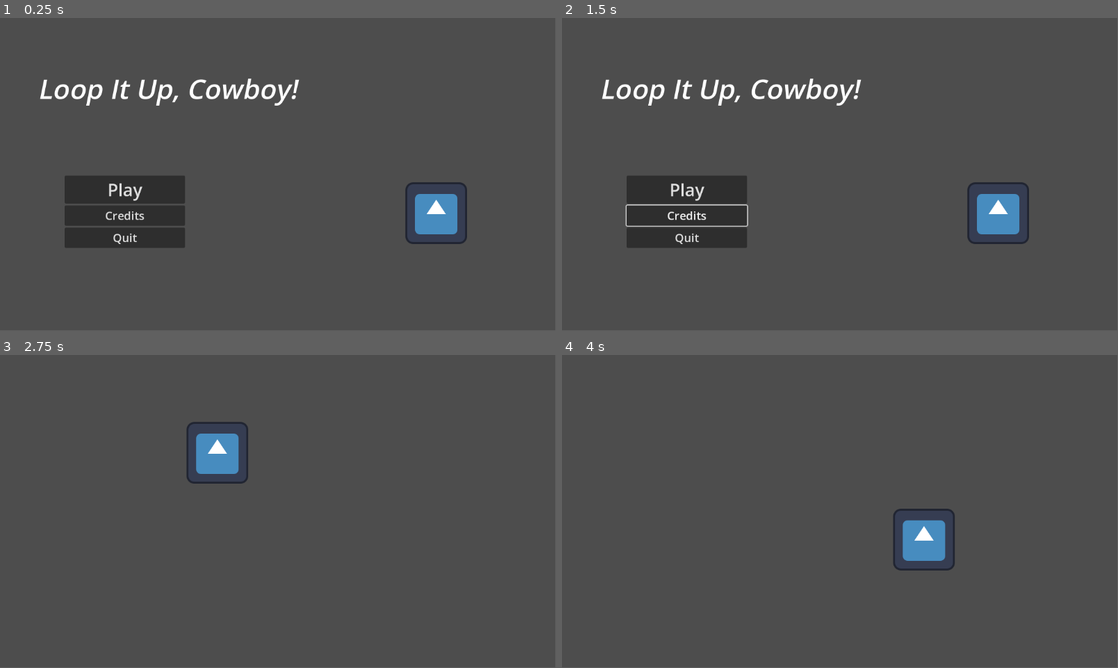
Above: before the commit, frames 1-4 (two rows, left to right).
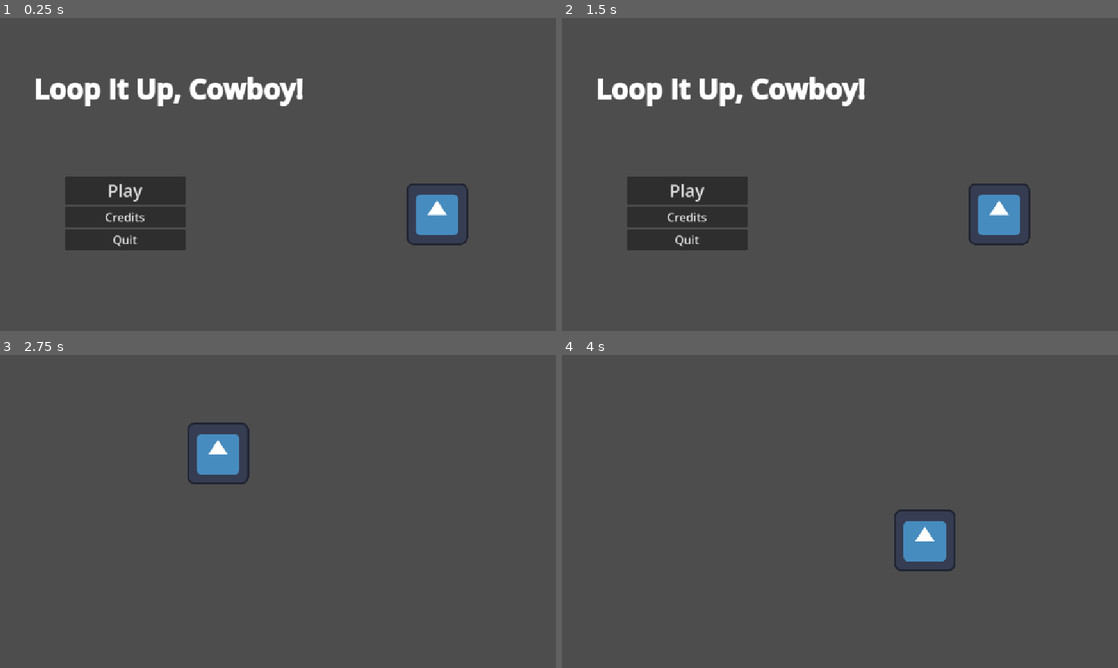
Above: after the commit, the same moments.

Repository: thearst3rd/gmtk-2025
Game: Godot game, scene res://src/menu/main_menu.tscn
Same seed, same stepped clock (60 frames per second), same inputs: the game is played once before the commit and once after it. The engine's default icon, where the game draws it, is replaced by a stand-in: a white triangle on a blue panel in a dark square.
Inputs (mouse positions are in pixels of both pictures, inside the frame that each line leads up to):
- Up to frame 1 (0.25 s): no input
- Up to frame 2 (1.5 s): click "Credits" at 0.5 s; click (589, 33) at 1.25 s, where only the run after the commit has a clickable "Back"
- Up to frame 3 (2.75 s): click "Play" at 2 s
- Up to frame 4 (4 s): tap Enter at 2.75 s; hold D (move_right) 2.78-3.53 s; hold S (move_down) from 3.53 s (still down)
The window is 799x449 before the commit and 800x450 after it. Grey fills any space a smaller window leaves; there, only what the larger window draws over its background counts as a difference.

The runs differ from the first frame. In frame 1, 3.0% of the frame differs, in the area x 6-85%, y 18-75%; in frame 2, 3.2%; in frame 3, 0.3%; in frame 4, 0.3%.

Commit message:
Add credits menu

Diff:
--- a/project.godot
+++ b/project.godot
@@ -18,6 +18,10 @@
 [autoload]
 
 Global="*res://src/scripts/global.gd"
+
+[display]
+
+window/stretch/mode="canvas_items"
 
 [input]
 
--- /dev/null
+++ b/src/menu/credits_menu.gd
@@ -0,0 +1,55 @@
+extends Control
+
+
+@onready var licenses_button: Button = %LicensesButton
+
+@onready var licenses_panel: PanelContainer = %LicensesPanel
+@onready var licenses_label: RichTextLabel = %LicensesLabel
+
+
+var main_licenses := [
+	["Godot Engine", Engine.get_license_text()],
+	# Fonts etc
+]
+
+
+func _on_back_button_pressed() -> void:
+	get_tree().change_scene_to_file("res://src/menu/main_menu.tscn")
+
+
+func _on_licenses_button_pressed() -> void:
+	if licenses_panel.visible:
+		licenses_panel.hide()
+		licenses_button.text = "View All Licenses"
+	else:
+		licenses_panel.show()
+		licenses_button.text = "Hide Licenses"
+		if licenses_label.text.is_empty():
+			licenses_label.parse_bbcode(generate_license_bbcode_text())
+
+
+func generate_license_bbcode_text() -> String:
+	var text := "[center][font_size=36]Licenses[/font_size][/center]"
+
+	for license: Array in main_licenses:
+		text += "\n\n[center][font_size=20]" + license[0] + "[/font_size][/center]\n\n"
+		text += "[font_size=13]" + license[1].strip_edges() + "[/font_size]"
+
+	text += "\n\n[center][font_size=26]All Third-Party Licenses[/font_size][/center]"
+
+	# These engine license/copyright functions are not incredibly obvious how to usefully extract information from.
+	# This is similar to how it's done in the "About Godot" -> "Third-party Licenses" -> "All Components" screen
+	for info in Engine.get_copyright_info():
+		text += "\n\n[center][font_size=18]" + info.name + "[/font_size][/center]\n[font_size=14]"
+		for part: Dictionary in info.parts:
+			for copyright: String in part.copyright:
+				text += "\n(c) " + copyright
+			text += "\nLicense: " + part.license
+		text += "[/font_size]"
+
+	var engine_licenses := Engine.get_license_info()
+	for license: String in engine_licenses:
+		text += "\n\n[center][font_size=18]" + license + "[/font_size][/center]\n\n"
+		text += "[font_size=12]" + engine_licenses[license] + "[/font_size]"
+
+	return text
--- /dev/null
+++ b/src/menu/credits_menu.tscn
@@ -0,0 +1,99 @@
+[gd_scene load_steps=3 format=3 uid="uid://4qucv6ngvo5l"]
+
+[ext_resource type="Script" uid="uid://b0pnwx1gh3rg2" path="res://src/menu/credits_menu.gd" id="1_o08hf"]
+
+[sub_resource type="StyleBoxFlat" id="StyleBoxFlat_o08hf"]
+content_margin_left = 0.0
+content_margin_top = 0.0
+content_margin_right = 0.0
+content_margin_bottom = 0.0
+bg_color = Color(0.205117, 0.205117, 0.205117, 1)
+corner_radius_top_left = 3
+corner_radius_top_right = 3
+corner_radius_bottom_right = 3
+corner_radius_bottom_left = 3
+corner_detail = 5
+
+[node name="CreditsMenu" type="Control"]
+layout_mode = 3
+anchors_preset = 15
+anchor_right = 1.0
+anchor_bottom = 1.0
+grow_horizontal = 2
+grow_vertical = 2
+script = ExtResource("1_o08hf")
+
+[node name="BackButton" type="Button" parent="."]
+custom_minimum_size = Vector2(100, 0)
+layout_mode = 0
+offset_left = 10.0
+offset_top = 10.0
+offset_right = 110.0
+offset_bottom = 52.0
+theme_override_font_sizes/font_size = 24
+text = "Back"
+
+[node name="RichTextLabel" type="RichTextLabel" parent="."]
+layout_mode = 1
+anchors_preset = 14
+anchor_top = 0.5
+anchor_right = 1.0
+anchor_bottom = 0.5
+grow_horizontal = 2
+grow_vertical = 2
+bbcode_enabled = true
+text = "[center][font_size=64][b]Loop It Up, Cowboy![/b][/font_size]
+
+[font_size=24]Created for GMTK Game Jam 2025[/font_size]
+
+[font_size=32]Terry Hearst
+Andrew Moore
+Kyle Reese[/font_size][/center]"
+fit_content = true
+
+[node name="LicensesButton" type="Button" parent="."]
+unique_name_in_owner = true
+custom_minimum_size = Vector2(200, 0)
+layout_mode = 1
+anchors_preset = 3
+anchor_left = 1.0
+anchor_top = 1.0
+anchor_right = 1.0
+anchor_bottom = 1.0
+offset_left = -210.0
+offset_top = -41.0
+offset_right = -10.0
+offset_bottom = -10.0
+grow_horizontal = 0
+grow_vertical = 0
+text = "View All Licenses"
+
+[node name="LicensesPanel" type="PanelContainer" parent="."]
+unique_name_in_owner = true
+visible = false
+layout_mode = 1
+anchors_preset = 15
+anchor_right = 1.0
+anchor_bottom = 1.0
+offset_left = 10.0
+offset_top = 10.0
+offset_right = -10.0
+offset_bottom = -50.0
+grow_horizontal = 2
+grow_vertical = 2
+theme_override_styles/panel = SubResource("StyleBoxFlat_o08hf")
+
+[node name="MarginContainer" type="MarginContainer" parent="LicensesPanel"]
+layout_mode = 2
+theme_override_constants/margin_left = 10
+theme_override_constants/margin_top = 10
+theme_override_constants/margin_right = 10
+theme_override_constants/margin_bottom = 10
+
+[node name="LicensesLabel" type="RichTextLabel" parent="LicensesPanel/MarginContainer"]
+unique_name_in_owner = true
+layout_mode = 2
+bbcode_enabled = true
+
+[connection signal="pressed" from="BackButton" to="." method="_on_back_button_pressed"]
+[connection signal="pressed" from="LicensesButton" to="." method="_on_licenses_button_pressed"]
--- a/src/menu/main_menu.gd
+++ b/src/menu/main_menu.gd
@@ -14,7 +14,7 @@
 
 
 func _on_credits_button_pressed() -> void:
-	pass # Replace with function body.
+	get_tree().change_scene_to_file("res://src/menu/credits_menu.tscn")
 
 
 func _on_quit_button_pressed() -> void:
--- a/src/menu/main_menu.tscn
+++ b/src/menu/main_menu.tscn
@@ -20,7 +20,7 @@
 offset_right = 698.0
 offset_bottom = 185.0
 bbcode_enabled = true
-text = "[font_size=56][center][i]Loop It Up, Cowboy![/i][/center][/font_size]"
+text = "[font_size=56][center][b]Loop It Up, Cowboy![/b][/center][/font_size]"
 fit_content = true
 
 [node name="Buttons" type="VBoxContainer" parent="."]
Not shown, added: src/menu/credits_menu.gd.uid
